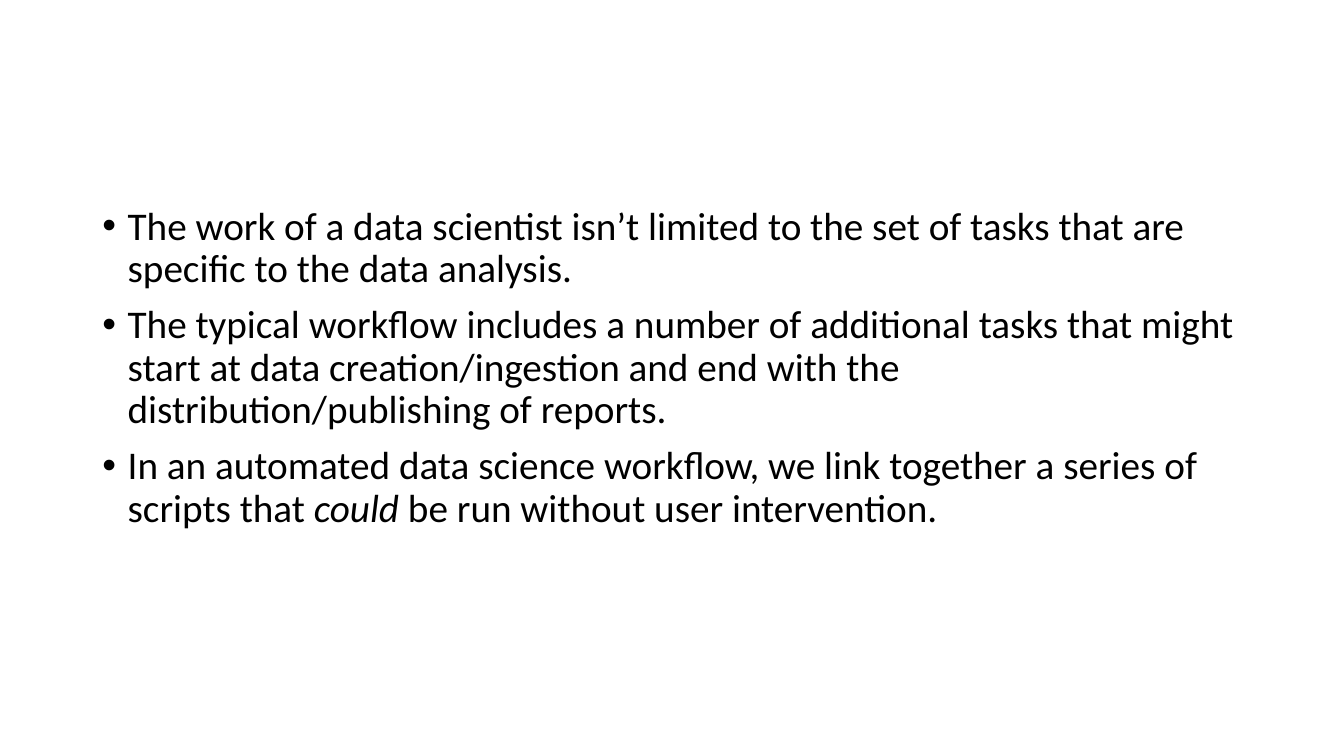
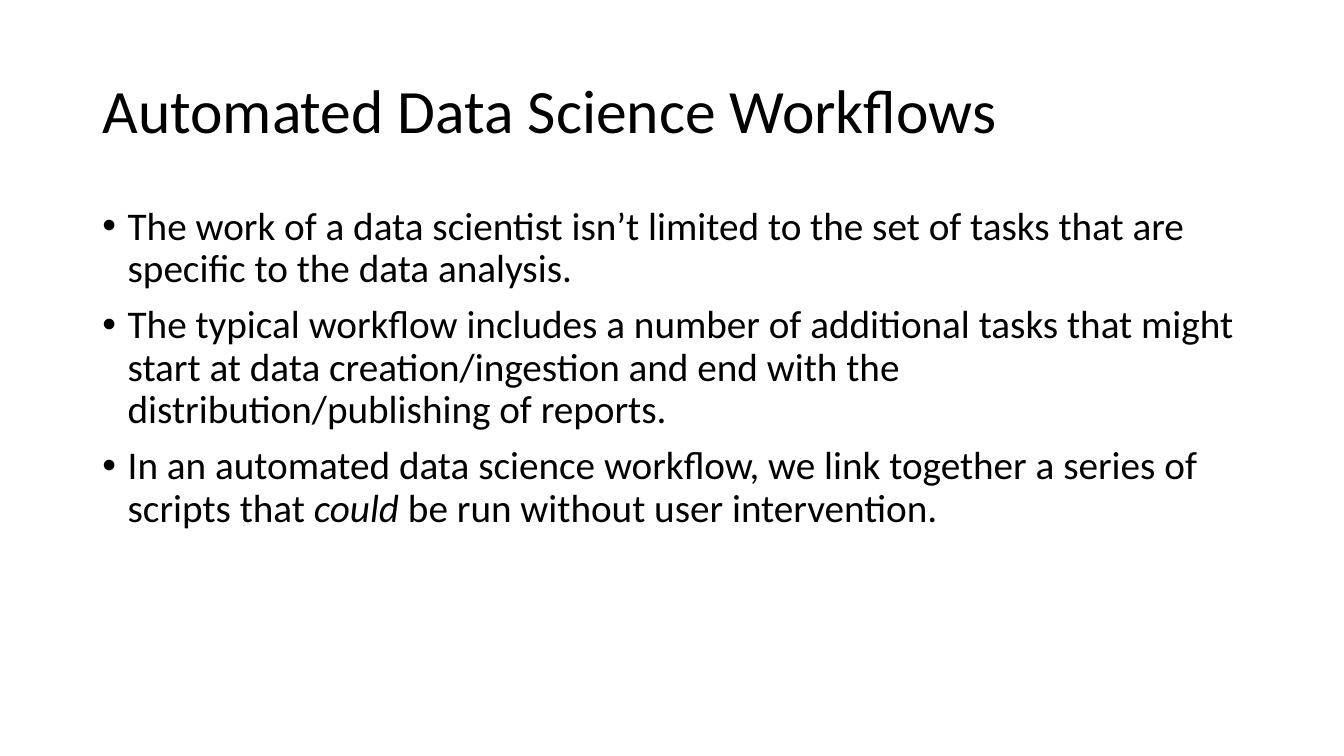
Before and after one commit to sydeaka/workflow-automation, a slide deck: slide 4 of Sydeaka_Watson_UTDallasDSC2018_Workflow_Automation.pptx. Drawn at 1344x756 pixels with LibreOffice and Linux fonts; fonts in the diff are those of the drawing. Boxes give left, top, right and bottom in pixels: in the first picture for what was removed or moved away, otherwise in the second. Text is boxed around its words. In the diff, an @@ line names an element or a change of style, - is before the commit and + after.

```diff
--- a/Sydeaka_Watson_UTDallasDSC2018_Workflow_Automation.pptx
+++ b/Sydeaka_Watson_UTDallasDSC2018_Workflow_Automation.pptx
@@ title added at box(102, 90, 997, 134), 44 pt, text #000000 @@
+Automated Data Science Workflows
```
Also in this commit, not shown: 3 other slides changed, 14 other files.
